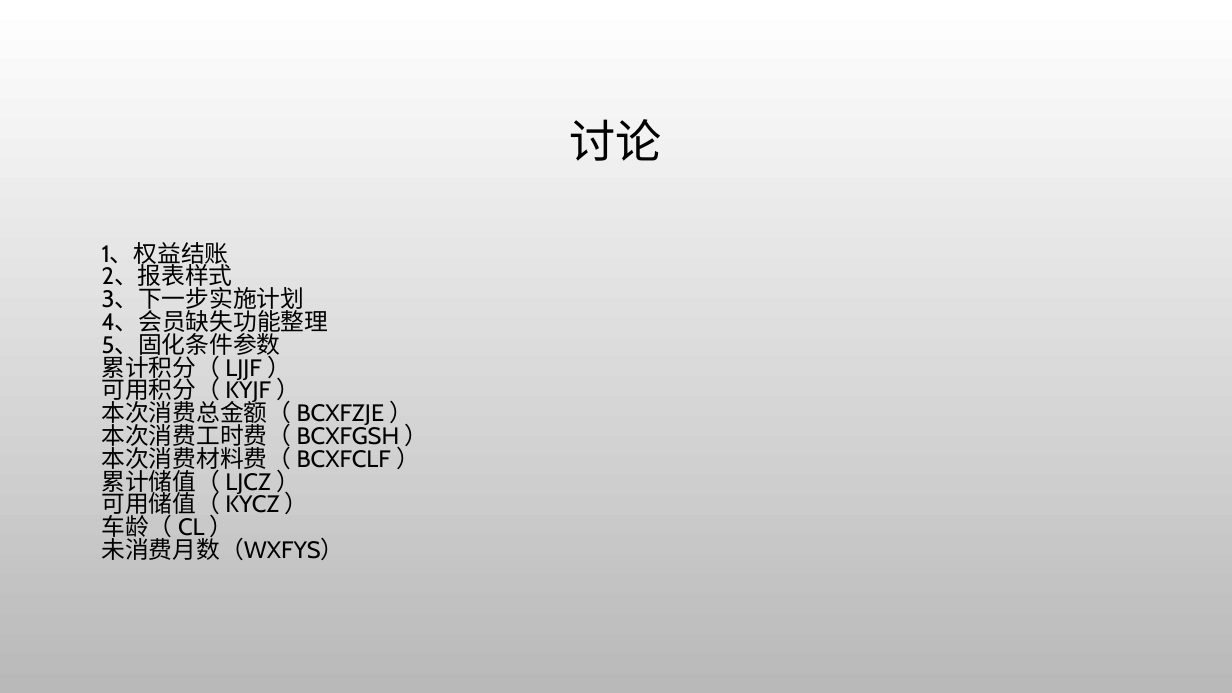
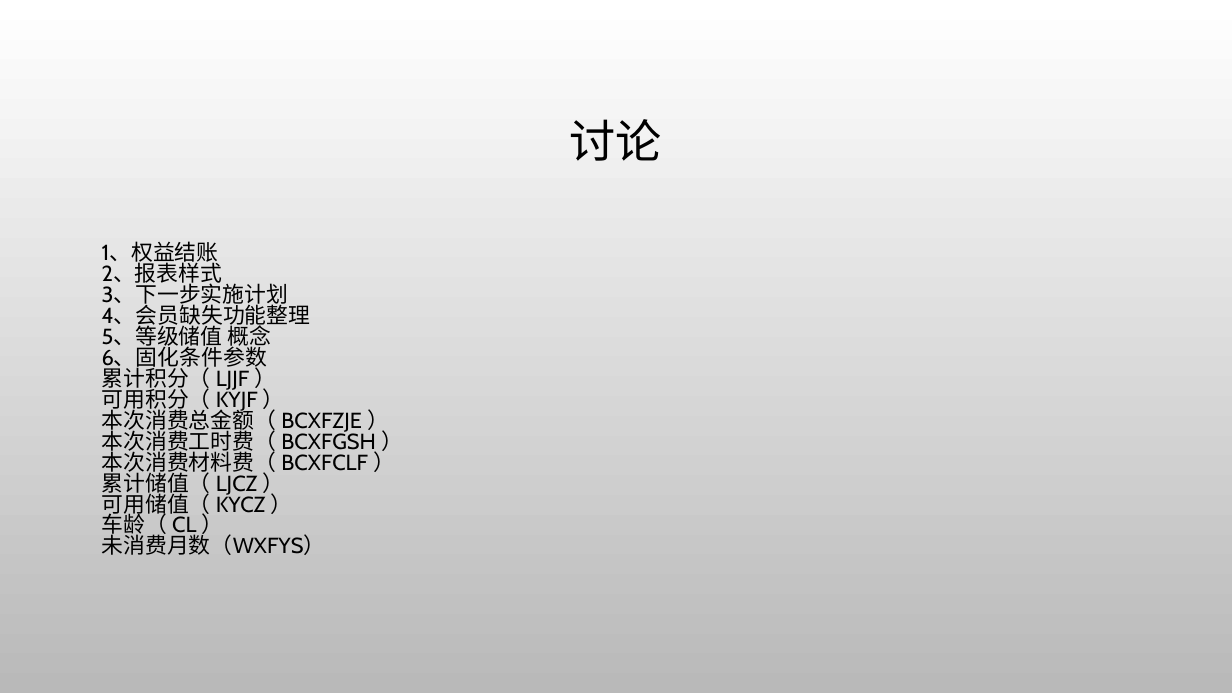
Before and after one commit to fuchenlin/wintop-file, a slide deck: slide 4 of weekly_meeting/运通汇周例会2017-8-1.pptx. Drawn at 1232x693 pixels with LibreOffice and Linux fonts; fonts in the diff are those of the drawing; background and template pictures are left out. Boxes give left, top, right and bottom in pixels: in the first picture for what was removed or moved away, otherwise in the second. Text is boxed around its words. In the diff, an @@ line names an element or a change of style, - is before the commit and + after.

```diff
--- a/weekly_meeting/运通汇周例会2017-8-1.pptx
+++ b/weekly_meeting/运通汇周例会2017-8-1.pptx
@@ text at [102, 242, 376, 555]: size 18.5 to 17 pt in "1、权益结账", "2、报表样式", "3、下一步实施计划", "4、会员缺失功能整理" and 9 more places @@
@@ text at [102, 322, 272, 371]: text changed; size 18.5 to 17 pt @@
-5、固化条件参数
+5、等级储值 概念
+6、固化条件参数
```
Also in this commit, not shown: 1 other file.
